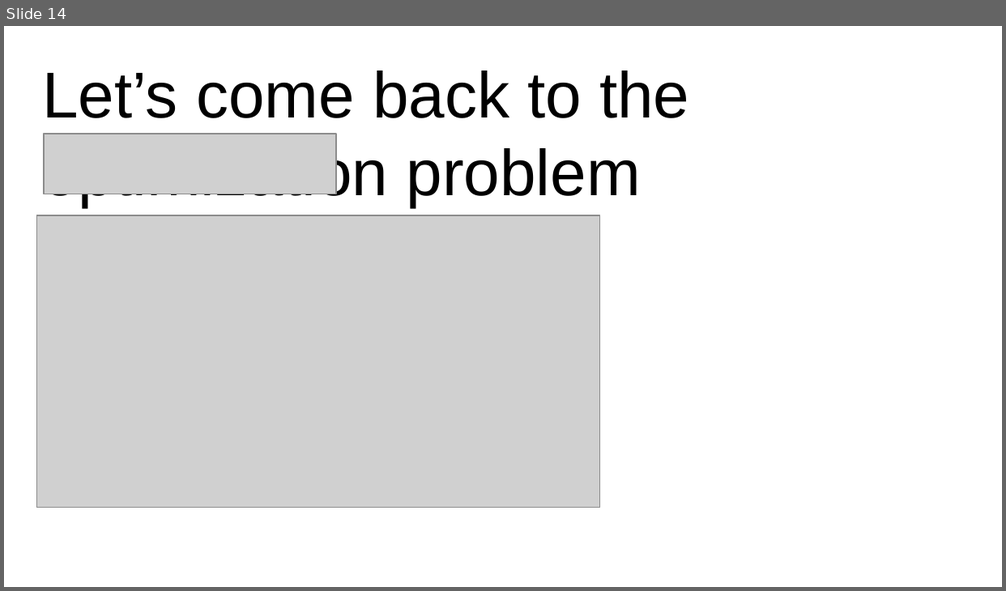
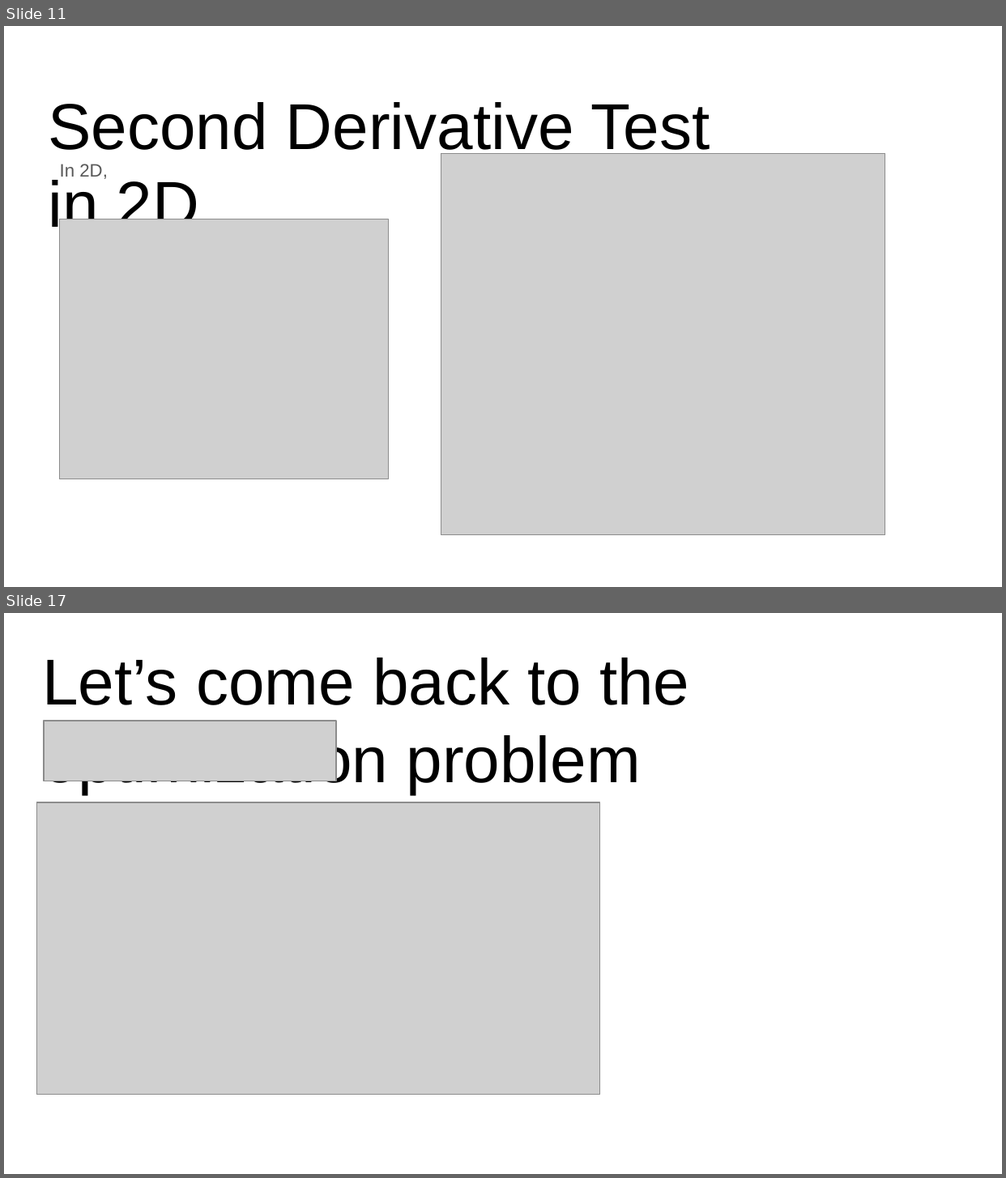
Before and after one commit to ankur6ue/deep-learning-course, a slide deck: Module 1/class_1.3/deep_learning_course_class_1.3.pptx. Shown one above the other, each under a label of ours: slide 14 before the commit, slides 11 and 17 after it; the slides between them are not shown. The pictures are 1006x591 and 1006x1178 pixels, drawn with LibreOffice and Linux fonts; fonts in the diff are those of the drawing; grey boxes stand for pictures. Boxes give left, top, right and bottom in pixels: in the first picture for what was removed or moved away, otherwise in the second. Text is boxed around its words. In the diff, an @@ line names an element or a change of style, - is before the commit and + after.

```diff
--- a/Module 1/class_1.3/deep_learning_course_class_1.3.pptx
+++ b/Module 1/class_1.3/deep_learning_course_class_1.3.pptx
@@ slide 11 added at [4, 26, 1002, 587], background #FFFFFF @@
@@ title added at [48, 102, 710, 239], 46.8 pt, text #000000 @@
+Second Derivative Test in 2D..
@@ text added at [60, 164, 108, 179], 13 pt, text #595959 @@
+In 2D,
@@ picture added at [441, 154, 885, 536] @@
@@ picture added at [60, 220, 390, 479] @@
@@ what was slide 14 is now slide 17 @@
```
Also in this commit, not shown: 9 slides changed, 3 other slides added, 1 slide removed, 1 other file.
